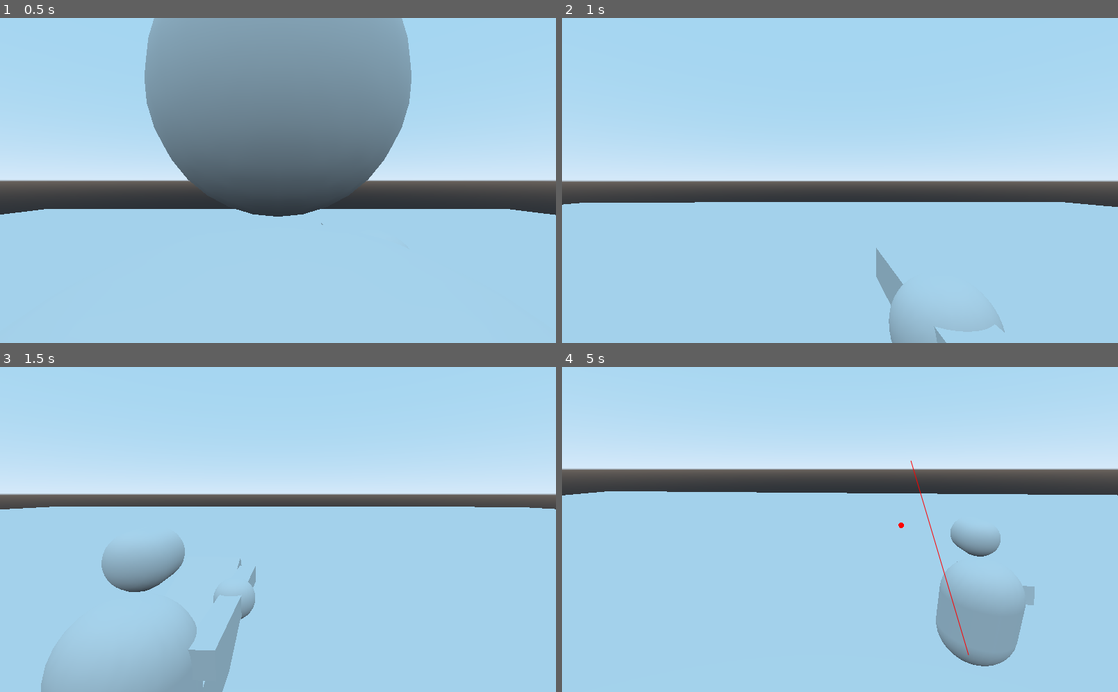
Above: before the commit, frames 1-4 (two rows, left to right).
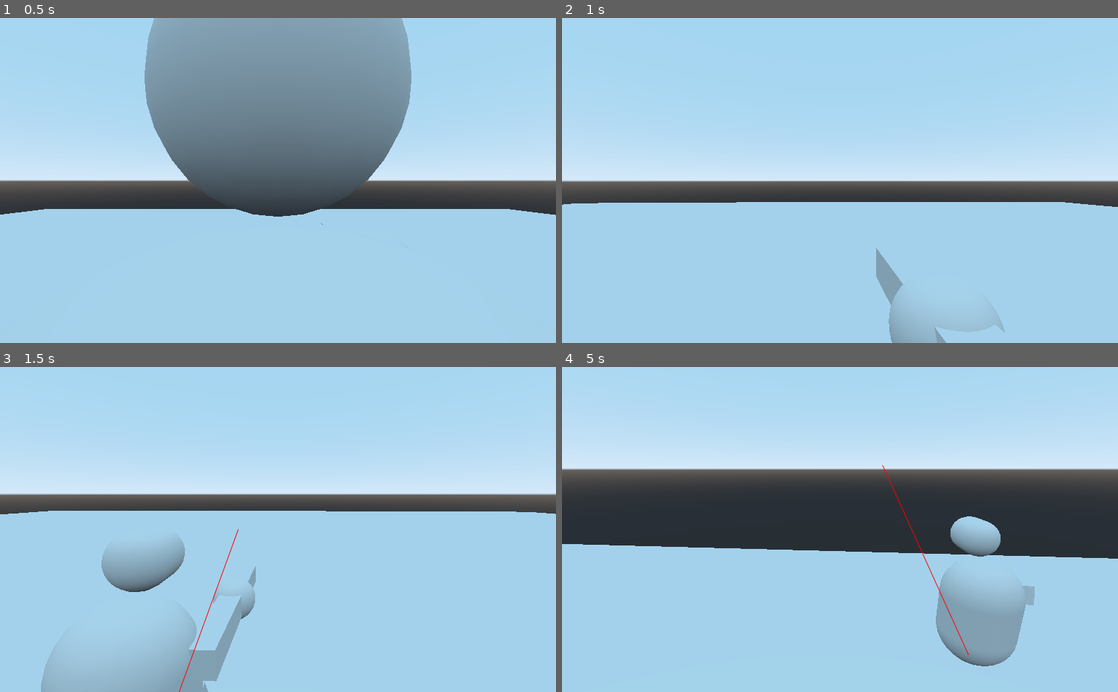
Above: after the commit, the same moments.

Repository: manglemix/PGBR
Game: Godot game, scene res://DebugBattlefield.tscn
Same seed, same stepped clock (60 frames per second), same inputs: the game is played once before the commit and once after it.
Inputs (mouse positions are in pixels of both pictures, inside the frame that each line leads up to):
- Up to frame 1 (0.5 s): no input
- Up to frame 2 (1 s): move the mouse to (867, 180) at 0.52 s; hold W (forward) from 0.53 s (still down); right-click (867, 180) at 0.6 s; tap Space (jump) at 0.77 s
- Up to frame 3 (1.5 s): keep holding W (forward); move the mouse to (250, 529) at 1.27 s; tap X (change viewpoint) at 1.35 s
- Up to frame 4 (5 s): keep holding W (forward); tap Space (jump) at 1.52, 3.02, 3.77, 4.52 s; move the mouse to (851, 523) at 2.02 s; hold Shift (crouch) 2.03-2.78 s; move the mouse to (834, 536) at 2.77 s; click (834, 536) at 2.85 s; move the mouse to (878, 532) at 3.52 s; right-click (878, 532) at 3.6 s; move the mouse to (795, 526) at 4.27 s; tap X (change viewpoint) at 4.35 s

Frame 1 is identical in both runs. In frame 2, less than 0.1% of the frame differs, in the area x 3-32%, y 56-58%; in frame 3, 1.8%; in frame 4, 17%, in the area x 0-100%, y 28-89%.

Commit message:
Removed redundant lines in move_to_vector

Diff:
--- a/PGBR_Project1/BaseScripts/BasePerson.gd
+++ b/PGBR_Project1/BaseScripts/BasePerson.gd
@@ -11,7 +11,6 @@
 var SPRINT := 20.0
 var RUN := 10.0
 var WALK := 5.0
-var AIR := 5.0
 
 var move_speed := 10.0					# the top down speed of the person
 var turn_speed := 0.05					# used for interpolating turns (like when turning the head)
@@ -43,10 +42,7 @@
 		push_warning("move_to_vector in " + str(self) + " is not normalized")
 		rel_vec = rel_vec.normalized()
 
-	if on_floor:
-		movement_vector = rel_vec * speed
-	else:
-		movement_vector += rel_vec * AIR * get_physics_process_delta_time()
+	movement_vector = rel_vec * speed
 
 
 func charge_jump(strength:=1.5):
